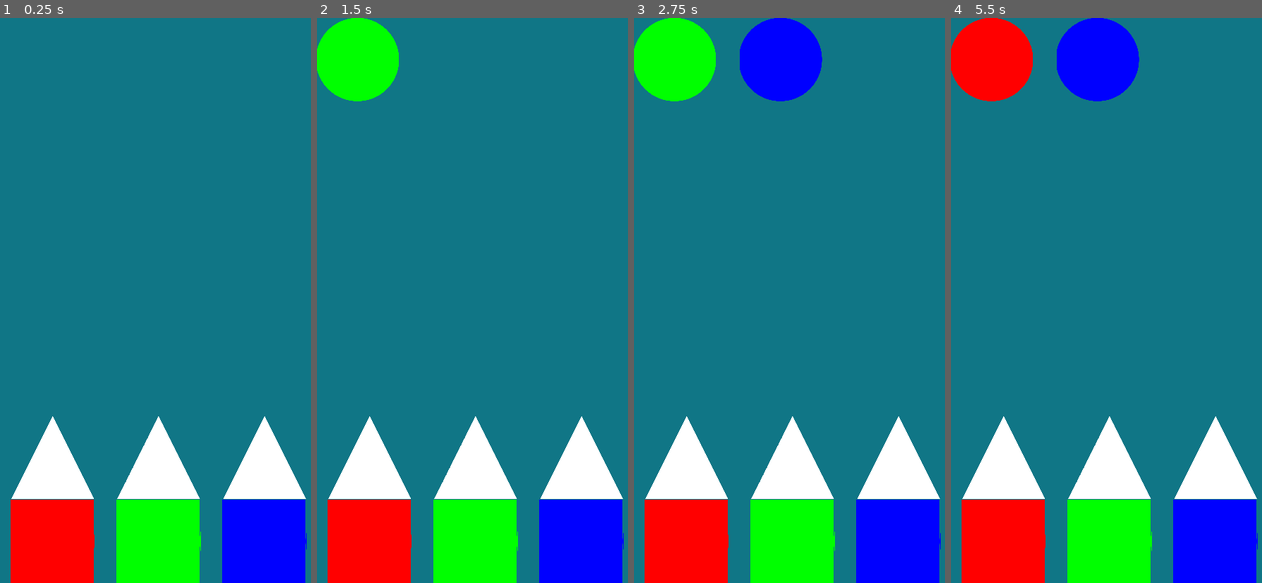
Above: before the commit, frames 1-4 (left to right).
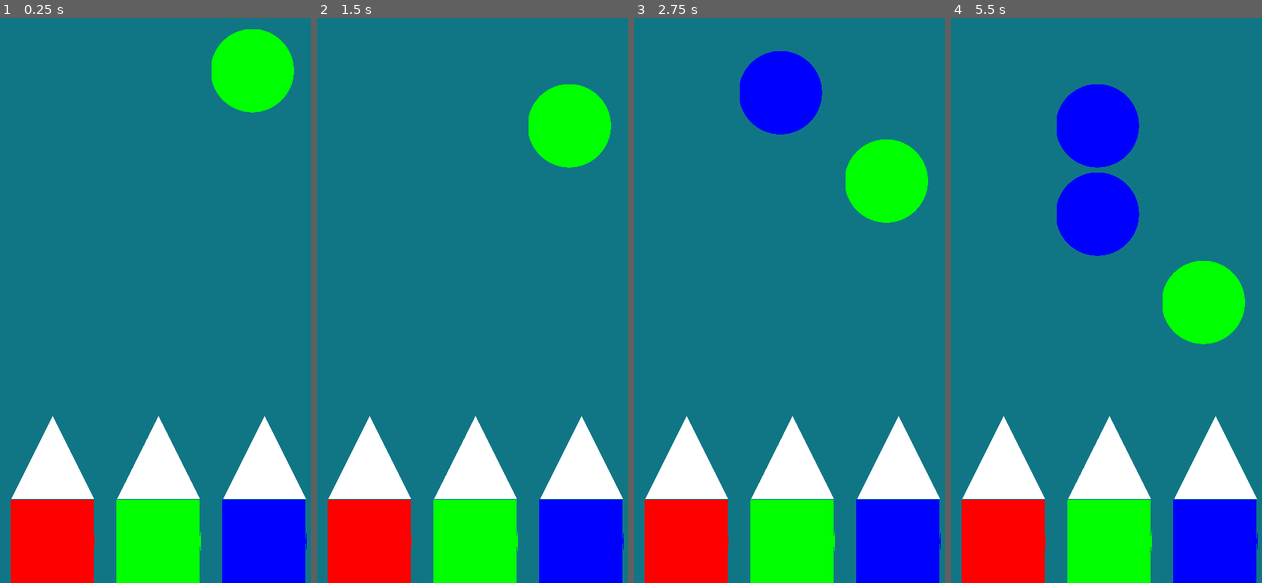
Above: after the commit, the same moments.

Repository: fijaniques/justtoconcludesomething
Game: Godot game, scene res://Scenes/Game/Game.tscn
Same seed, same stepped clock (60 frames per second), same inputs: the game is played once before the commit and once after it.
Inputs (mouse positions are in pixels of both pictures, inside the frame that each line leads up to):
- Up to frame 1 (0.25 s): no input
- Up to frame 2 (1.5 s): click (369, 543) at 0.5 s; click (475, 543) at 1.25 s
- Up to frame 3 (2.75 s): click (898, 543) at 2 s
- Up to frame 4 (5.5 s): click (1003, 543) at 2.75 s; click (1109, 543) at 3.5 s; click (1215, 543) at 4.25 s; click (1003, 543) at 5 s

The runs differ from the first frame. In frame 1, 3.1% of the frame differs, in the area x 68-95%, y 2-17%; in frame 2, 6.2%; in frame 3, 9.3%; in frame 4, 15%, in the area x 0-95%, y 0-58%.

Commit message:
added enemy movement) git push master

Diff:
--- a/Entities/Enemy/Enemy.gd
+++ b/Entities/Enemy/Enemy.gd
@@ -9,7 +9,7 @@
 	BLUE
 }
 
-var speed
+var speed = 300
 
 func _ready():
 	_set_color()
@@ -21,6 +21,9 @@
 		BLUE:
 			modulate = Color(0, 0, 1)
 
+func _physics_process(delta):
+	position.y += speed * delta
+
 func _set_color():
 	if(spawnColor == 1):
 		color = RED
--- a/Scenes/Game/Game.gd
+++ b/Scenes/Game/Game.gd
@@ -10,9 +10,14 @@
 func _ready():
 	randomize()
 
-func _on_Timer_timeout():
+	_spawn_enemy()
+
+func _spawn_enemy():
 	spawn = int(rand_range(1,4))
 	spawnColor = int(rand_range(1,4))
 	var enemyInstance = enemy.instance()
 	enemyInstance.spawnColor = spawnColor
 	get_node("VBox/Spawners/Spawn" + str(spawn)).add_child(enemyInstance)
+
+func _on_Timer_timeout():
+	_spawn_enemy()
--- a/Scenes/Game/Game.tscn
+++ b/Scenes/Game/Game.tscn
@@ -135,6 +135,7 @@
 stretch_mode = 5
 
 [node name="Timer" type="Timer" parent="."]
+wait_time = 2.0
 autostart = true
 
 [connection signal="timeout" from="Timer" to="." method="_on_Timer_timeout"]
